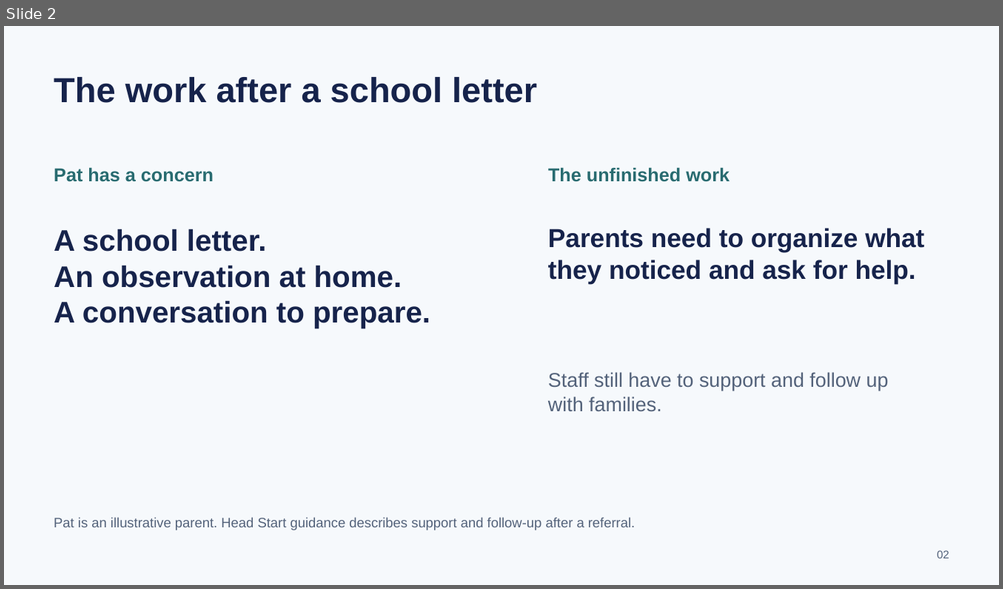
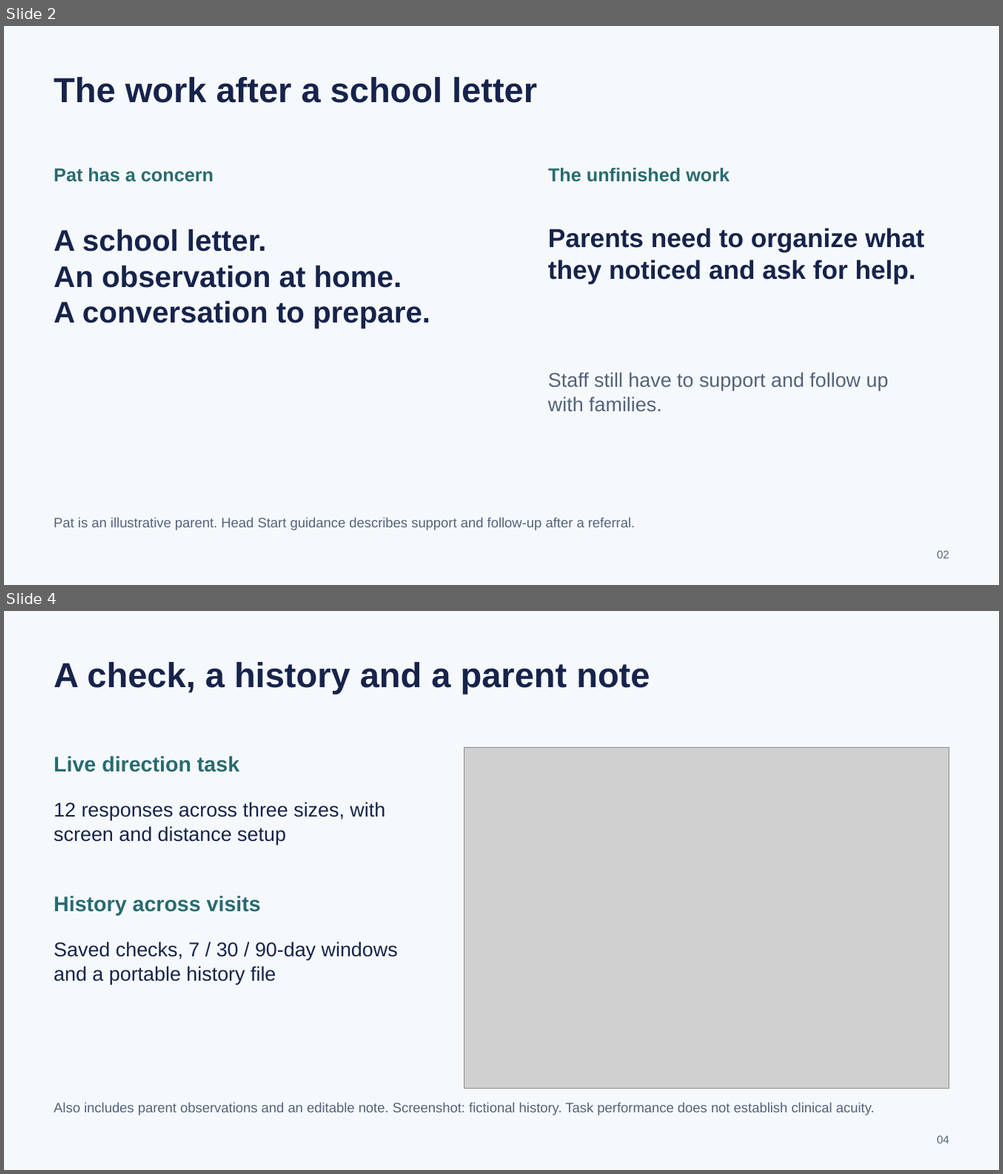
Before and after one commit to haydn-s/focal-technologies, a slide deck: docs/presentations/executive-pitch/Focal Family Executive Pitch.pptx. Shown one above the other, each under a label of ours: slide 2 before the commit, slides 2 and 4 after it; the slides between them are not shown. The pictures are 1003x589 and 1003x1174 pixels, drawn with LibreOffice and Linux fonts; fonts in the diff are those of the drawing; grey boxes stand for pictures. Boxes give left, top, right and bottom in pixels: in the first picture for what was removed or moved away, otherwise in the second. Text is boxed around its words. In the diff, an @@ line names an element or a change of style, - is before the commit and + after.

Commit message:
Upgrade Focal Family live tasks and performance history

```diff
--- a/docs/presentations/executive-pitch/Focal Family Executive Pitch.pptx
+++ b/docs/presentations/executive-pitch/Focal Family Executive Pitch.pptx
@@ slide 4 added at <box>4,611,999,1170</box>, background #F6F9FC @@
@@ text added at <box>54,662,649,695</box>, 42 pt, text #16234B, bold @@
+A check, a history and a parent note
@@ text added at <box>54,756,239,772</box>, 25.5 pt, text #286B70, bold @@
+Live direction task
@@ picture added at <box>464,748,948,1088</box> @@
@@ text added at <box>54,802,385,845</box>, 24 pt, text #16234B @@
+12 responses across three sizes, with screen and distance setup
@@ text added at <box>54,896,261,916</box>, 25.5 pt, text #286B70, bold @@
+History across visits
@@ text added at <box>54,942,398,985</box>, 24 pt, text #16234B @@
+Saved checks, 7 / 30 / 90-day windows and a portable history file
@@ text added at <box>54,1102,874,1116</box>, 16.5 pt, text #53627A @@
+Also includes parent observations and an editable note. Screenshot: fictional history. Task performance does not establish clinical acuity.
@@ text added at <box>936,1136,949,1144</box>, 13.5 pt, text #53627A @@
+04
```
Also in this commit, not shown: 9 slides changed, 1 slide removed, 13 other files.
